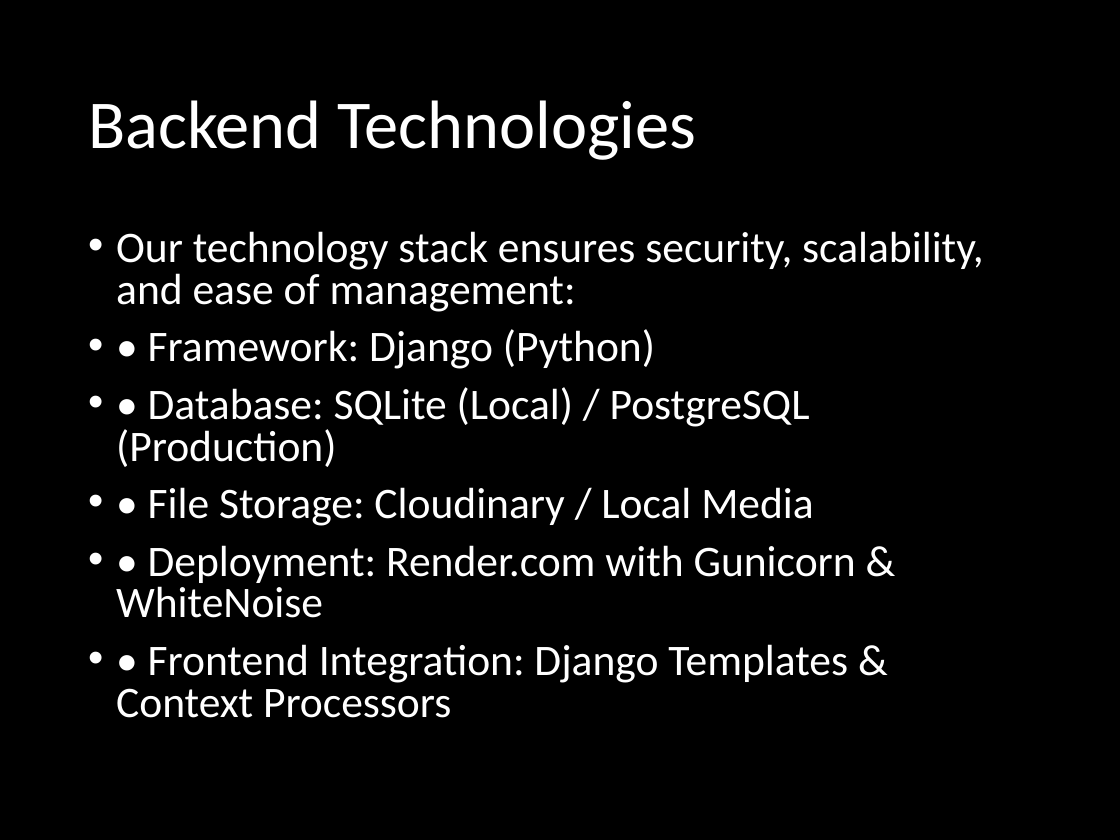
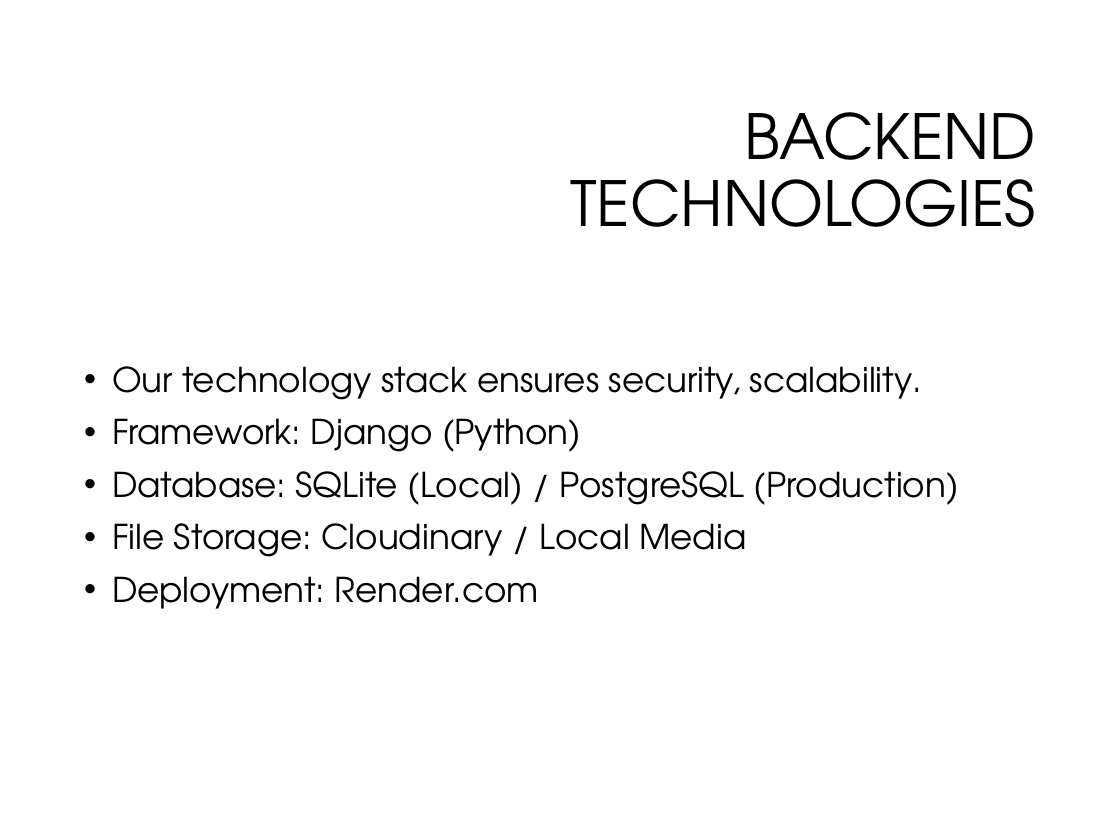
Before and after one commit to Jaikeerthana-G/College-website-SIGS, a slide deck: slide 13 of Backend_Presentation.pptx (slide 6 before the commit). Drawn at 1120x840 pixels with LibreOffice and Linux fonts; fonts in the diff are those of the drawing; background and template pictures are left out. Boxes give left, top, right and bottom in pixels: in the first picture for what was removed or moved away, otherwise in the second. Text is boxed around its words. In the diff, an @@ line names an element or a change of style, - is before the commit and + after.

Commit message:
Update styling to strict Navy Blue and White theme with enhanced form layout

```diff
--- a/Backend_Presentation.pptx
+++ b/Backend_Presentation.pptx
@@ background #000000 to #FFFFFF @@
@@ title at box(570, 112, 1036, 227): text changed; size 44 to 40 pt; font Calibri to TeX Gyre Adventor; text colour #FFFFFF to #000000 @@
-Backend Technologies
+BACKEND TECHNOLOGIES
@@ text at box(112, 366, 959, 609): text changed; size 28 to 22 pt; font Calibri to TeX Gyre Adventor; text colour #FFFFFF to #000000 @@
-• Our technology stack ensures security, scalability, and ease of management:
-• • Framework: Django (Python)
-• • Database: SQLite (Local) / PostgreSQL (Production)
-• • File Storage: Cloudinary / Local Media
-• • Deployment: Render.com with Gunicorn & WhiteNoise
-• • Frontend Integration: Django Templates & Context Processors
+• Our technology stack ensures security, scalability.
+• Framework: Django (Python)
+• Database: SQLite (Local) / PostgreSQL (Production)
+• File Storage: Cloudinary / Local Media
+• Deployment: Render.com
```
Also in this commit, not shown: 4 other slides changed, 9 slides added, 1 slide removed, 4 other files.
